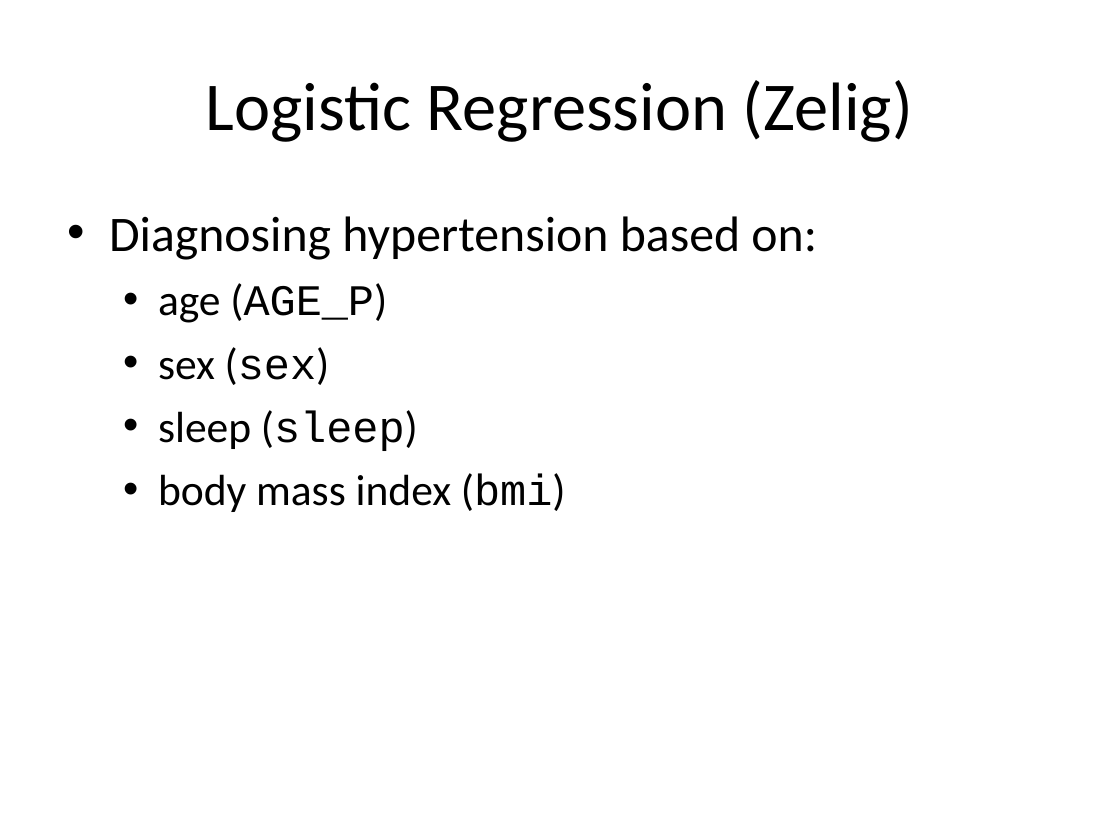
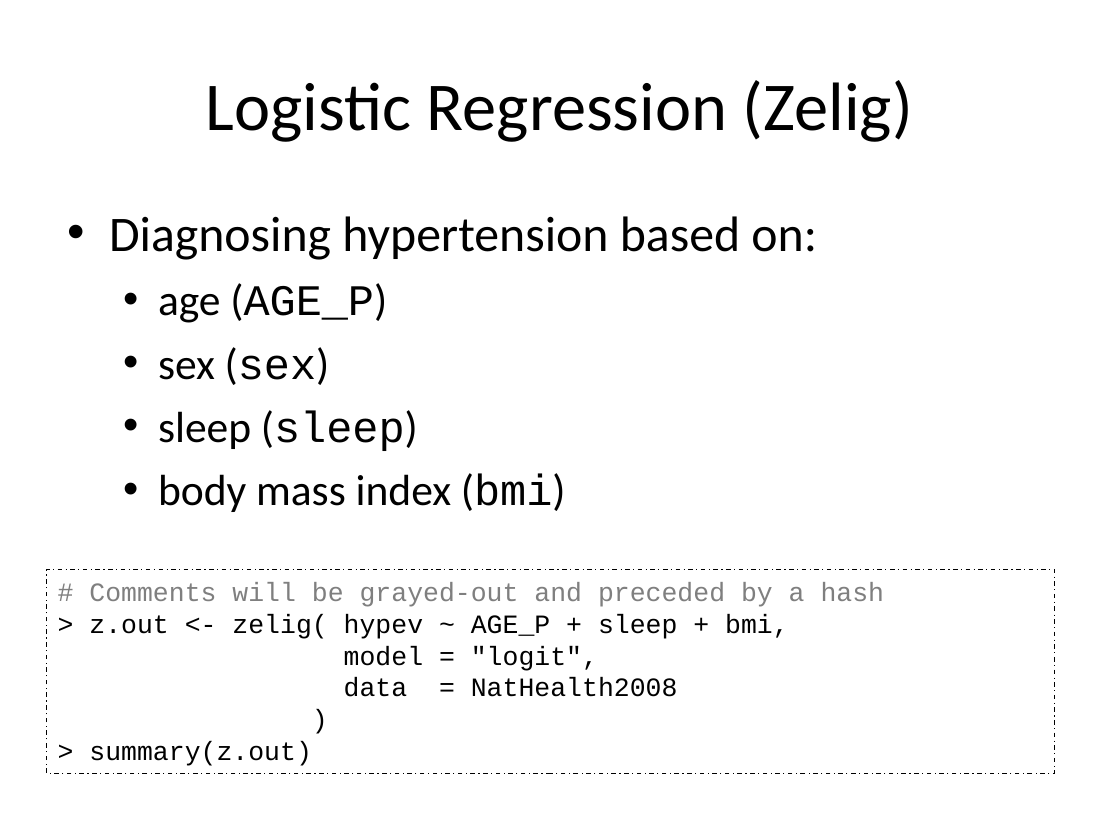
Before and after one commit to IQSS/Zelig4-Documentation, a slide deck: slide 90 of R-and-Stastics/R and Statistics.pptx. Drawn at 1120x840 pixels with LibreOffice and Linux fonts; fonts in the diff are those of the drawing. Boxes give left, top, right and bottom in pixels: in the first picture for what was removed or moved away, otherwise in the second. Text is boxed around its words. In the diff, an @@ line names an element or a change of style, - is before the commit and + after.

```diff
--- a/R-and-Stastics/R and Statistics.pptx
+++ b/R-and-Stastics/R and Statistics.pptx
@@ rectangle added at [47, 569, 1055, 773], outline #000000 0.74 pt dashed, 17 pt, text #000000 @@
+# Comments will be grayed-out and preceded by a hash
+> z.out <- zelig( hypev ~ AGE_P + sleep + bmi,
+model = "logit",
+data = NatHealth2008
+)
+> summary(z.out)
```
Also in this commit, not shown: 2 slides added, 4 slides removed.
